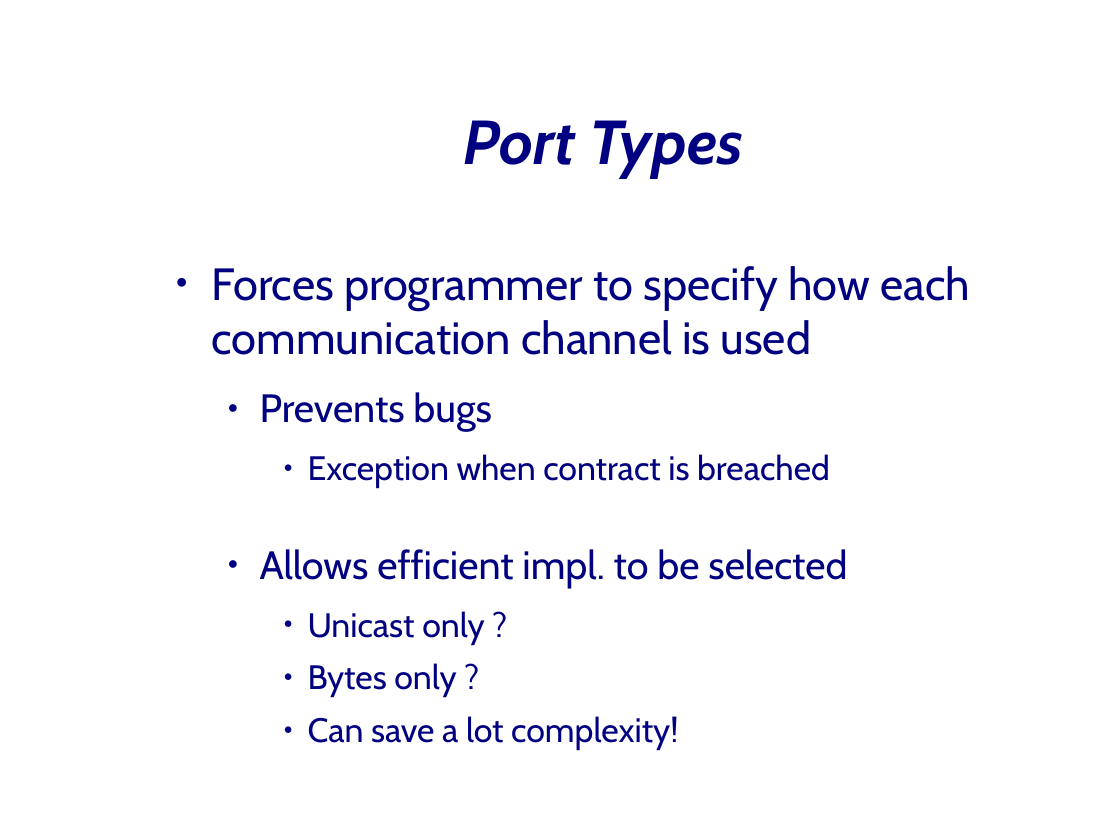
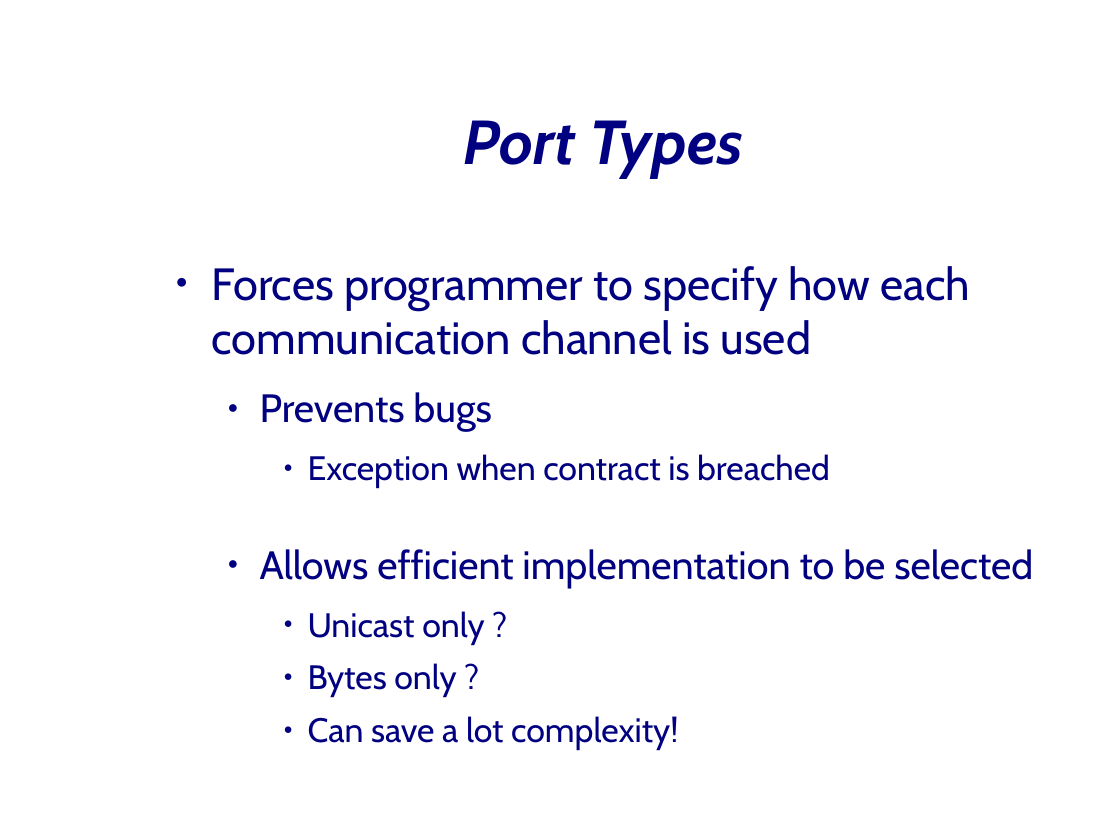
Before and after one commit to JungleComputing/www, a slide deck: slide 16 of tutorial/20080519-CCGrid08-Part-5-IPL.odp. Drawn at 1120x840 pixels with LibreOffice and Linux fonts; fonts in the diff are those of the drawing; background and template pictures are left out. Boxes give left, top, right and bottom in pixels: in the first picture for what was removed or moved away, otherwise in the second. Text is boxed around its words. In the diff, an @@ line names an element or a change of style, - is before the commit and + after.

```diff
--- a/tutorial/20080519-CCGrid08-Part-5-IPL.odp
+++ b/tutorial/20080519-CCGrid08-Part-5-IPL.odp
@@ text at [260,549,1033,588]: text changed @@
-  ● Allows efficient impl. to be selected
+  ● Allows efficient implementation to be selected
```
Also in this commit, not shown: 14 other slides changed, 4 slides added, 1 slide removed, 10 other files.
